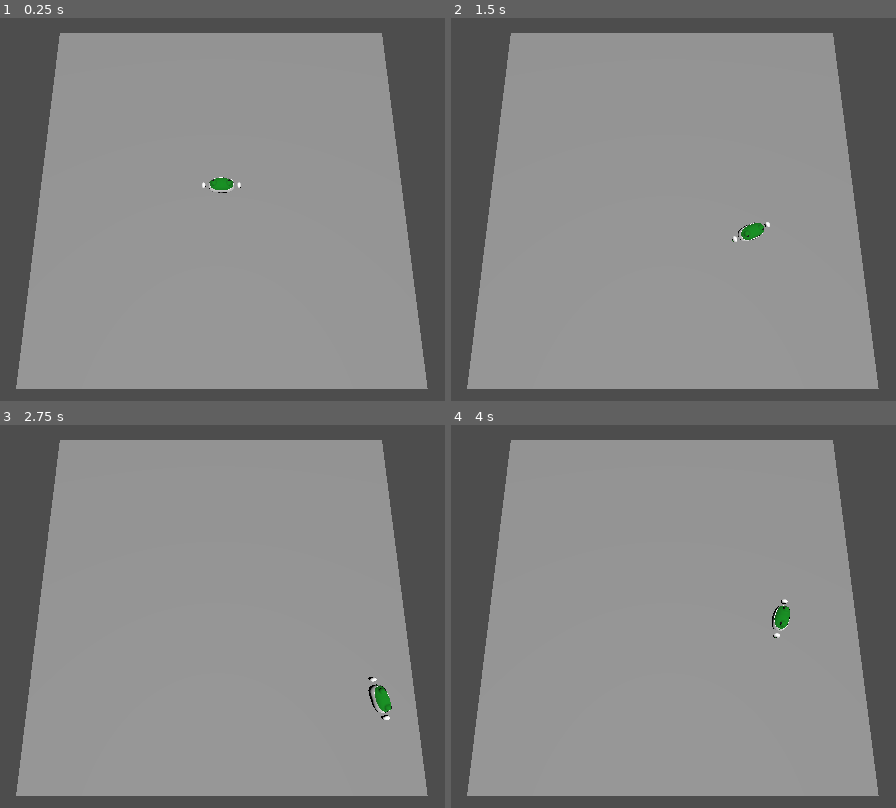
Above: before the commit, frames 1-4 (two rows, left to right).
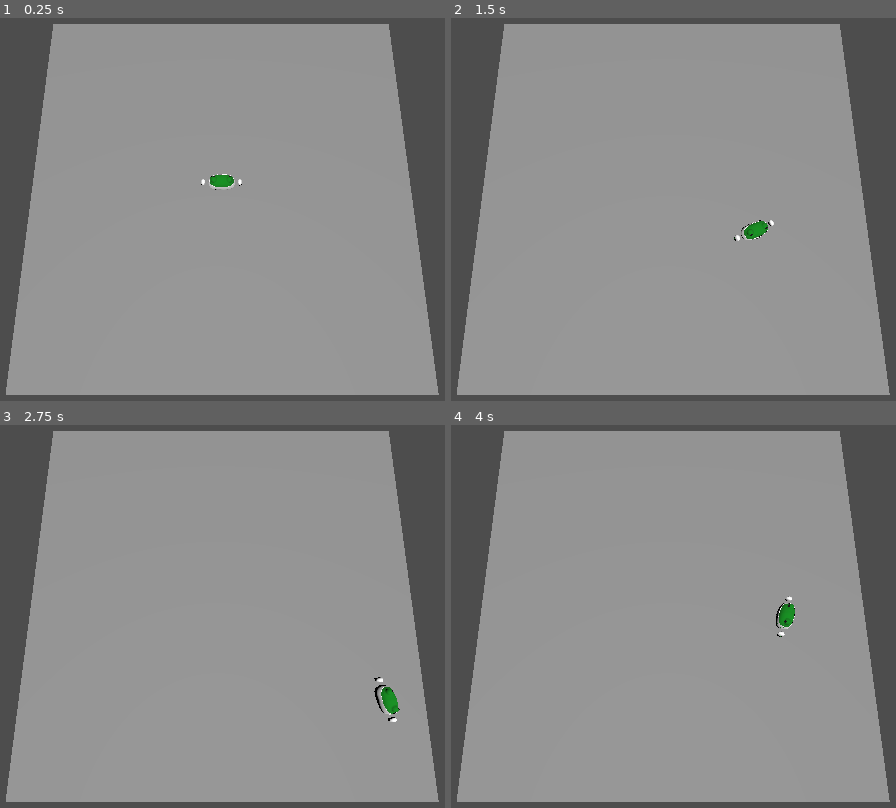
Above: after the commit, the same moments.

Repository: NagareNegishi/ChopChopServe-Public
Game: Godot game, scene res://JohnoTestScene.tscn
The game is run twice, just before and just after one commit, with the same random seed, the same clock (stepped at 60 frames per second) and the same inputs.
Inputs:
- Up to frame 1 (0.25 s): no input
- Up to frame 2 (1.5 s): tap Enter at 0.5 s; hold D (Right) 0.53-1.28 s; hold E (Interact) 0.53-1.28 s; hold S (Down) from 1.28 s (still down); tap Space (Dash) at 1.35 s
- Up to frame 3 (2.75 s): tap E (Interact) at 1.55 s; release S (Down) at 2.03 s; hold D (Right) from 2.03 s (still down); hold E (Interact) from 2.03 s (still down)
- Up to frame 4 (4 s): release D (Right) at 2.78 s; release E (Interact) at 2.78 s; hold W (Up) 2.78-3.53 s; tap Shift (Throw) at 2.85 s; tap E (Interact) at 3.05 s; hold A (Left) from 3.53 s (still down); hold E (Interact) from 3.53 s (still down)

The runs differ from the first frame. In frame 1, 7.2% of the frame differs, in the area x 1-99%, y 1-99%; in frame 2, 7.2%; in frame 3, 7.4%; in frame 4, 7.3%.

Commit message:
Fixed Collision and Dash
-> Needed to use Static3D for platform

-> Dash now works if you are stand still. Will use direction of movement if moving and will use frogs forward vector if sanding still

Diff:
--- a/Godot/JohnoTestScene.tscn
+++ b/Godot/JohnoTestScene.tscn
@@ -3,25 +3,23 @@
 [ext_resource type="PackedScene" uid="uid://ckxyscw51v3du" path="res://Player/Player.tscn" id="1_w6hnu"]
 
 [sub_resource type="BoxShape3D" id="BoxShape3D_w6hnu"]
-size = Vector3(15, 0.1, 15)
+size = Vector3(15, 0.03, 15)
 
 [sub_resource type="BoxMesh" id="BoxMesh_w6hnu"]
-size = Vector3(15, 0.1, 15)
+size = Vector3(15, 0.05, 15)
 
 [node name="JohnoTestScene" type="Node3D"]
 
-[node name="Player" parent="." instance=ExtResource("1_w6hnu")]
-transform = Transform3D(1, 0, 0, 0, 1, 0, 0, 0, 1, 0, 0.114008, 0)
-
-[node name="Platform" type="Area3D" parent="."]
-transform = Transform3D(1, 0, 0, 0, 1, 0, 0, 0, 1, 0, -0.571771, 0)
+[node name="Platform" type="StaticBody3D" parent="."]
 
 [node name="CollisionShape3D" type="CollisionShape3D" parent="Platform"]
 shape = SubResource("BoxShape3D_w6hnu")
-debug_color = Color(0.973368, 0, 0.43449, 0.42)
 
 [node name="MeshInstance3D" type="MeshInstance3D" parent="Platform"]
 mesh = SubResource("BoxMesh_w6hnu")
+
+[node name="Player" parent="." instance=ExtResource("1_w6hnu")]
+transform = Transform3D(1, 0, 0, 0, 1, 0, 0, 0, 1, 0, 0.562044, 0)
 
 [node name="Sun" type="DirectionalLight3D" parent="."]
 transform = Transform3D(-4.37114e-08, -0.980271, 0.197657, 0, 0.197657, 0.980271, -1, 4.2849e-08, -8.63988e-09, 3.02675, 11.0971, -5.76367)
--- a/Godot/Player/Player.tscn
+++ b/Godot/Player/Player.tscn
@@ -17,12 +17,15 @@
 [node name="PlayerCollision" type="CollisionShape3D" parent="."]
 shape = SubResource("CapsuleShape3D_l2ndj")
 
-[node name="InteractCollision" type="CollisionShape3D" parent="."]
-transform = Transform3D(0.25, 0, 0, 0, 0.249979, -0.00325931, 0, 0.00325931, 0.249979, -0.845459, 0.0169285, 0)
-shape = SubResource("BoxShape3D_q3lat")
-
 [node name="Mesh" parent="." instance=ExtResource("2_q3lat")]
 transform = Transform3D(-7.64949e-09, 0, -0.175, 0, 0.175, 0, 0.175, 0, -7.64949e-09, 0, -0.568662, 0)
+
+[node name="InteractArea" type="Area3D" parent="Mesh"]
+transform = Transform3D(-6.24448e-08, 0.0186246, 1.42845, 0, 1.42845, -0.0186246, -1.42857, -8.14108e-10, -6.24396e-08, 2.11178e-07, 3.34623, 4.83119)
+
+[node name="InteractCollision" type="CollisionShape3D" parent="Mesh/InteractArea"]
+transform = Transform3D(1, -5.55112e-17, 3.55271e-15, 4.63175e-17, 1, 0, 3.55241e-15, 0, 1, 0, 0, 0)
+shape = SubResource("BoxShape3D_q3lat")
 
 [node name="DashCooldown" type="Timer" parent="."]
 wait_time = 2.0
--- a/Godot/Player/player.gd
+++ b/Godot/Player/player.gd
@@ -4,7 +4,7 @@
 
 var _direction : Vector3 = Vector3.FORWARD
 var _can_dash : bool = true
-var _dash_direction : Vector3 = Vector3.FORWARD
+var _dash_strength : float = 1.5
 var _angular_aceleration : float = 7
 
 
@@ -12,7 +12,7 @@
 ## @param delta The times it takes per frame to render
 func _physics_process(delta: float) -> void:
 	# Add the gravity.
-	if not is_on_floor():
+	if !is_on_floor():
 		velocity += get_gravity() * delta
 
 	_inputs()
@@ -39,7 +39,7 @@
 		velocity.x = move_toward(velocity.x, 0, SPEED)
 		velocity.z = move_toward(velocity.z, 0, SPEED)
 
-	velocity.y = 0;
+	#velocity.y = 0;
 	move_and_slide()
 
 
@@ -52,7 +52,10 @@
 func _dash():
 	_can_dash = false;
 	var tween = create_tween()
-	_dash_direction = position + _direction.normalized() * 1.5
+
+	#If player moving it will launch in direction of movement, otherwise will do where players looking
+	var _dash_direction = position + (_direction  if _direction.length() != 0 else $Mesh.transform.basis.z).normalized() * _dash_strength
+
 	tween.tween_property(self, "position", _dash_direction, 0.1)
 	$DashCooldown.start()
 
